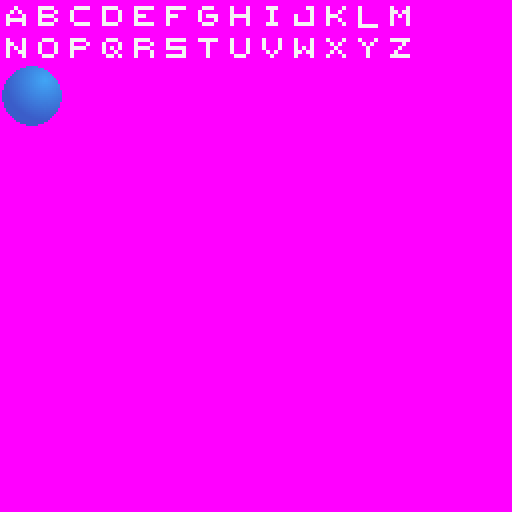
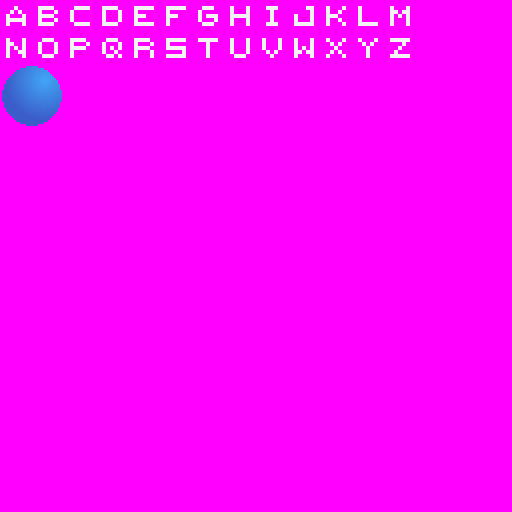
Layered file, before and after one edit (512 × 512). Changes by layer:
painted on "ball" over bbox(358, 22, 378, 28)
